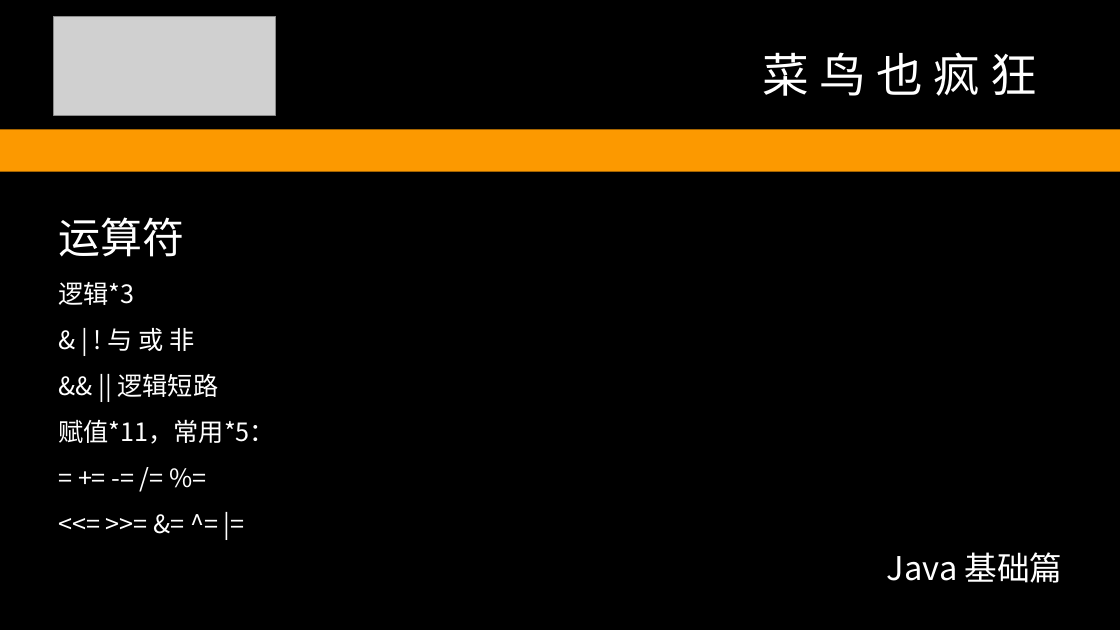
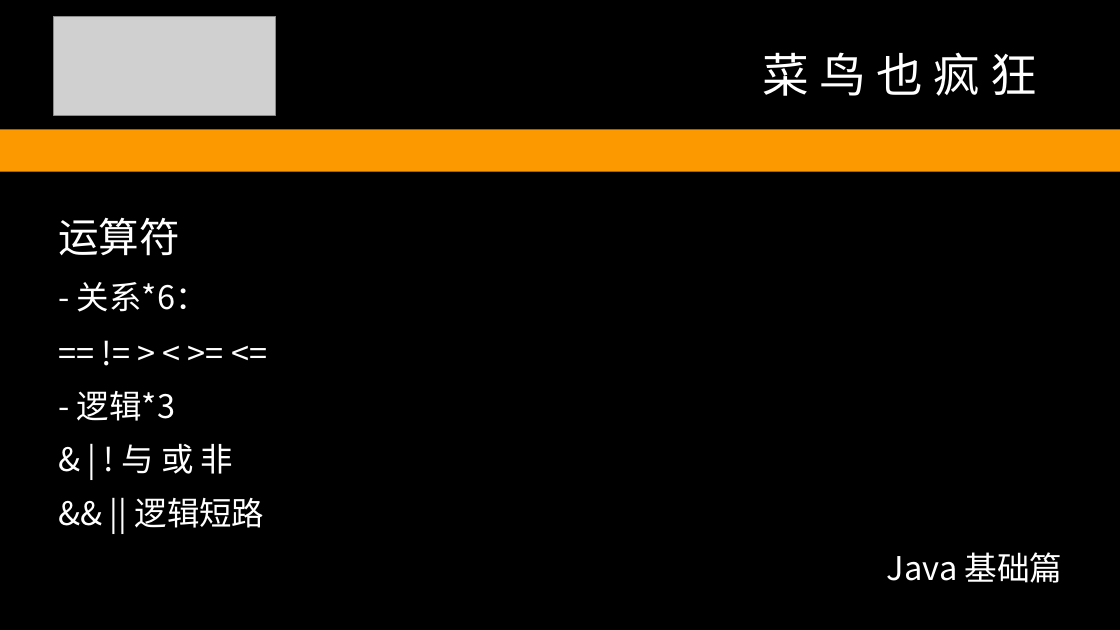
Before and after one commit to redskirt/liu-coding, a slide deck: slide 18 of doc/LiuCoding-TUT 2.pptx. Drawn at 1120x630 pixels with LibreOffice and Linux fonts; fonts in the diff are those of the drawing; grey boxes stand for pictures. Boxes give left, top, right and bottom in pixels: in the first picture for what was removed or moved away, otherwise in the second. Text is boxed around its words. In the diff, an @@ line names an element or a change of style, - is before the commit and + after.

```diff
--- a/doc/LiuCoding-TUT 2.pptx
+++ b/doc/LiuCoding-TUT 2.pptx
@@ text at bbox=[58, 217, 265, 528]: size 36 to 34.8 pt in "运算符"; size 21.6 to 27.8 pt in "& | ! 与 或 非", "&& || 逻辑短路"; less space between paragraphs @@
@@ text at bbox=[77, 282, 208, 421]: text changed; size 21.6 to 27.8 pt @@
-逻辑*3
+- 关系*6：
+== != > < >= <=
+- 逻辑*3
@@ text at bbox=[58, 419, 275, 444]: paragraphs removed @@
-赋值*11，常用*5：
-= += -= /= %=
-<<= >>= &= ^= |=
```
Also in this commit, not shown: 14 other slides changed, 10 slides added, 5 other files.
